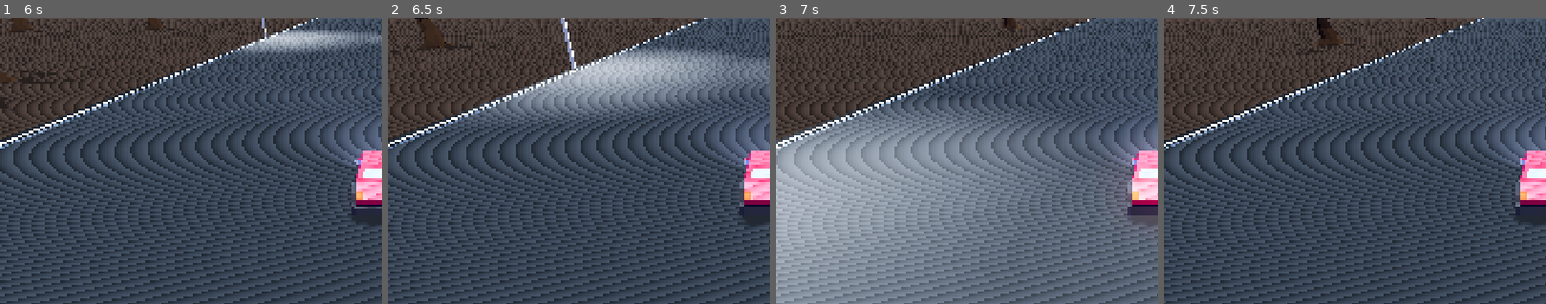
Above: before the commit, frames 1-4 (left to right).
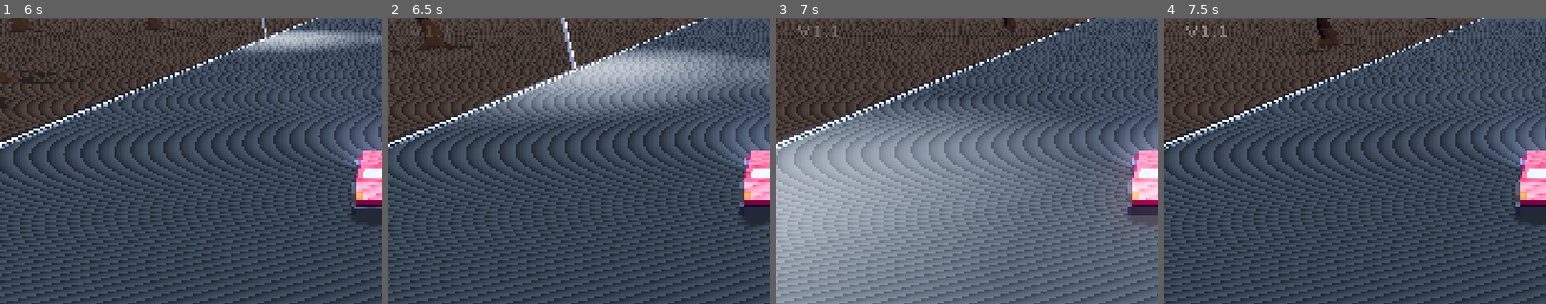
Above: after the commit, the same moments.

Repository: FluffySpectre/ld55
Game: Godot game, scene res://shader_prewarm.tscn
Two runs of this game, one before a commit and one after it. Both use one fixed random seed, a clock stepped at 60 frames per second and the inputs below.
Inputs:
- Up to frame 1 (6 s): tap Enter (ui_accept) at 0.5, 0.77, 1.52, 3.02, 3.77, 4.52 s; hold D (steer_right) 0.53-1.28 s; hold Space (shoot_gun) 0.53-1.28 s; hold S (brake) 1.28-2.03 s; tap Space (shoot_gun) every 1.5 s from 1.35 to 5.85 s; hold D (steer_right) 2.03-2.78 s; hold Space (shoot_gun) 2.03-2.78 s; hold W (accelerate) 2.78-3.53 s; hold Space (shoot_gun) 3.53-4.28 s; hold A (steer_left) 3.53-5.03 s; hold S (brake) 5.03-5.78 s; hold Space (shoot_gun) 5.03-5.78 s; hold D (steer_right) from 5.78 s (still down)
- Up to frame 2 (6.5 s): keep holding D (steer_right); tap Enter (ui_accept) at 6.02 s
- Up to frame 3 (7 s): release D (steer_right) at 6.53 s; hold W (accelerate) from 6.53 s (still down); hold Space (shoot_gun) from 6.53 s (still down); tap Enter (ui_accept) at 6.77 s
- Up to frame 4 (7.5 s): release W (accelerate) at 7.28 s; release Space (shoot_gun) at 7.28 s; hold D (steer_right) from 7.28 s (still down); tap Space (shoot_gun) at 7.35 s
The pictures show only the part of the screen within x 0-50%, y 20-70%; the shares and areas given below are measured in that part.

Frame 1 is identical in both runs. In frame 2, 0.1% of the frame differs, in the area x 5-17%, y 2-7%; in frame 3, 0.1%; in frame 4, 0.1%.

Commit message:
Added version label

Diff:
--- a/game/main.tscn
+++ b/game/main.tscn
@@ -627,6 +627,18 @@
 vertical_alignment = 1
 uppercase = true
 
+[node name="Version" type="Label" parent="Titlescreen/GameTitle"]
+layout_mode = 0
+offset_top = 36.0
+offset_right = 113.0
+offset_bottom = 64.0
+theme = ExtResource("7_yh54y")
+theme_override_colors/font_color = Color(1, 1, 1, 0.392157)
+theme_override_font_sizes/font_size = 8
+text = "v1.1"
+vertical_alignment = 1
+uppercase = true
+
 [node name="StartHint" type="Label" parent="Titlescreen"]
 modulate = Color(1, 1, 1, 0)
 layout_mode = 1
--- a/game/project.godot
+++ b/game/project.godot
@@ -11,7 +11,7 @@
 [application]
 
 config/name="Ritual Road"
-config/version="1.0.0.0"
+config/version="1.1"
 run/main_scene="uid://sen6qmn35sma"
 config/features=PackedStringArray("4.5", "GL Compatibility")
 boot_splash/fullsize=false
